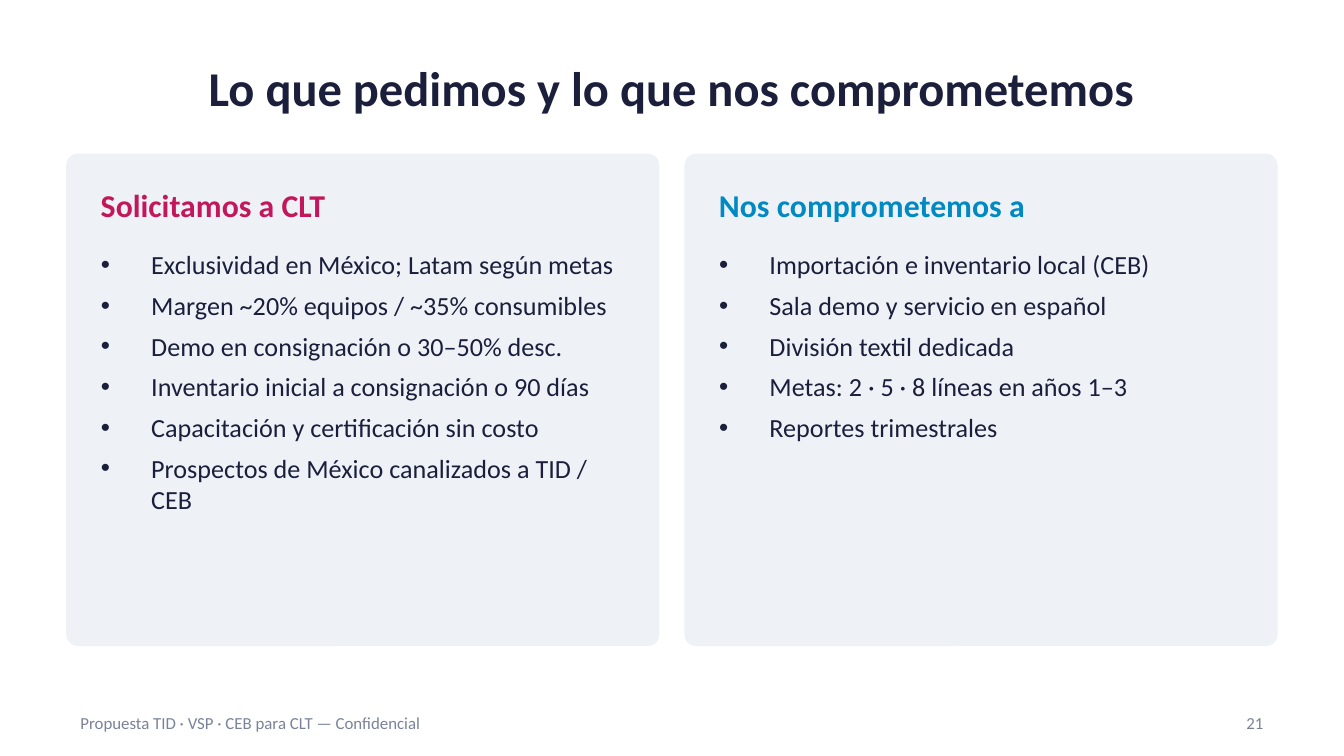
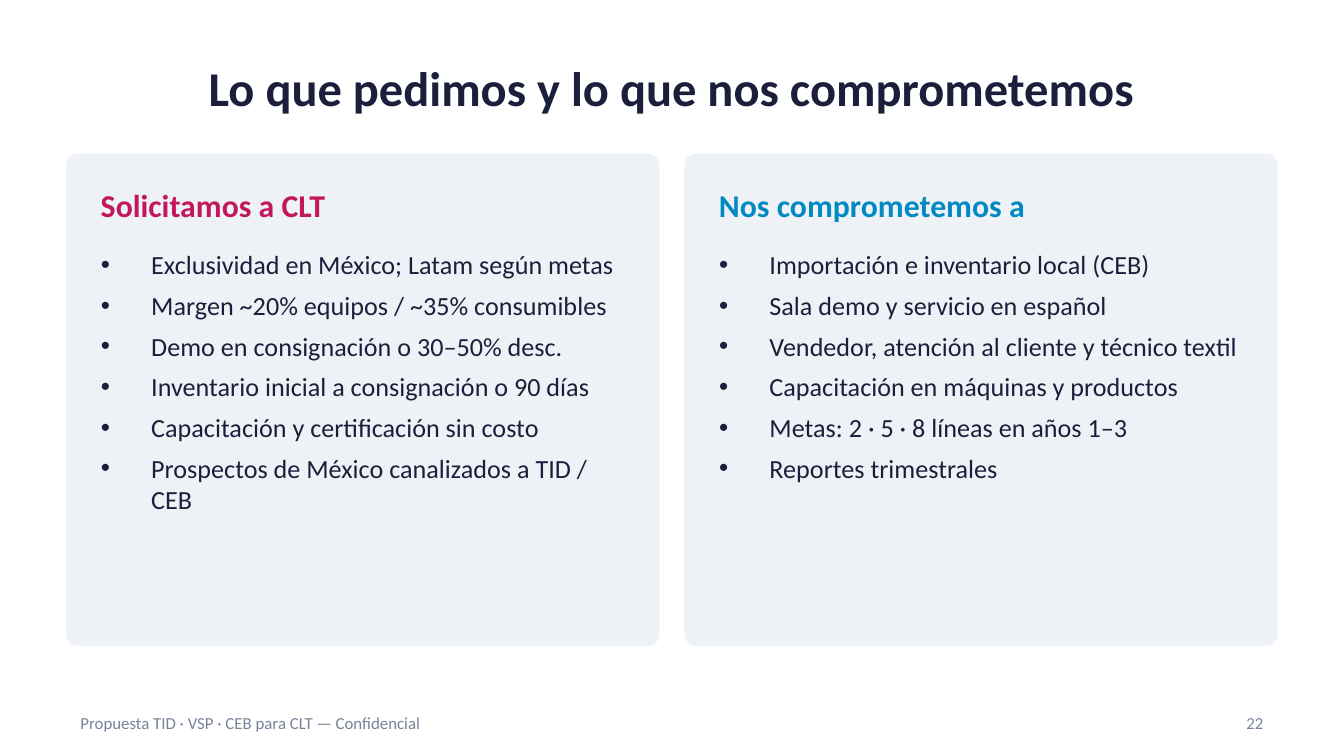
Before and after one commit to carlosmoreno793508/Cosas-Carlos, a slide deck: slide 22 of propuesta-clt/Presentacion_Propuesta_CLT_ES.pptx (slide 21 before the commit). Drawn at 1344x756 pixels with LibreOffice and Linux fonts; fonts in the diff are those of the drawing. Boxes give left, top, right and bottom in pixels: in the first picture for what was removed or moved away, otherwise in the second. Text is boxed around its words. In the diff, an @@ line names an element or a change of style, - is before the commit and + after.

```diff
--- a/propuesta-clt/Presentacion_Propuesta_CLT_ES.pptx
+++ b/propuesta-clt/Presentacion_Propuesta_CLT_ES.pptx
@@ text at (769,338,1236,401): text changed @@
-• División textil dedicada
+• Vendedor, atención al cliente y técnico textil
+• Capacitación en máquinas y productos
@@ page number at (1246,718,1263,729): text changed @@
-21
+22
```
Also in this commit, not shown: 3 other slides changed, 1 slide added, 7 other files.
